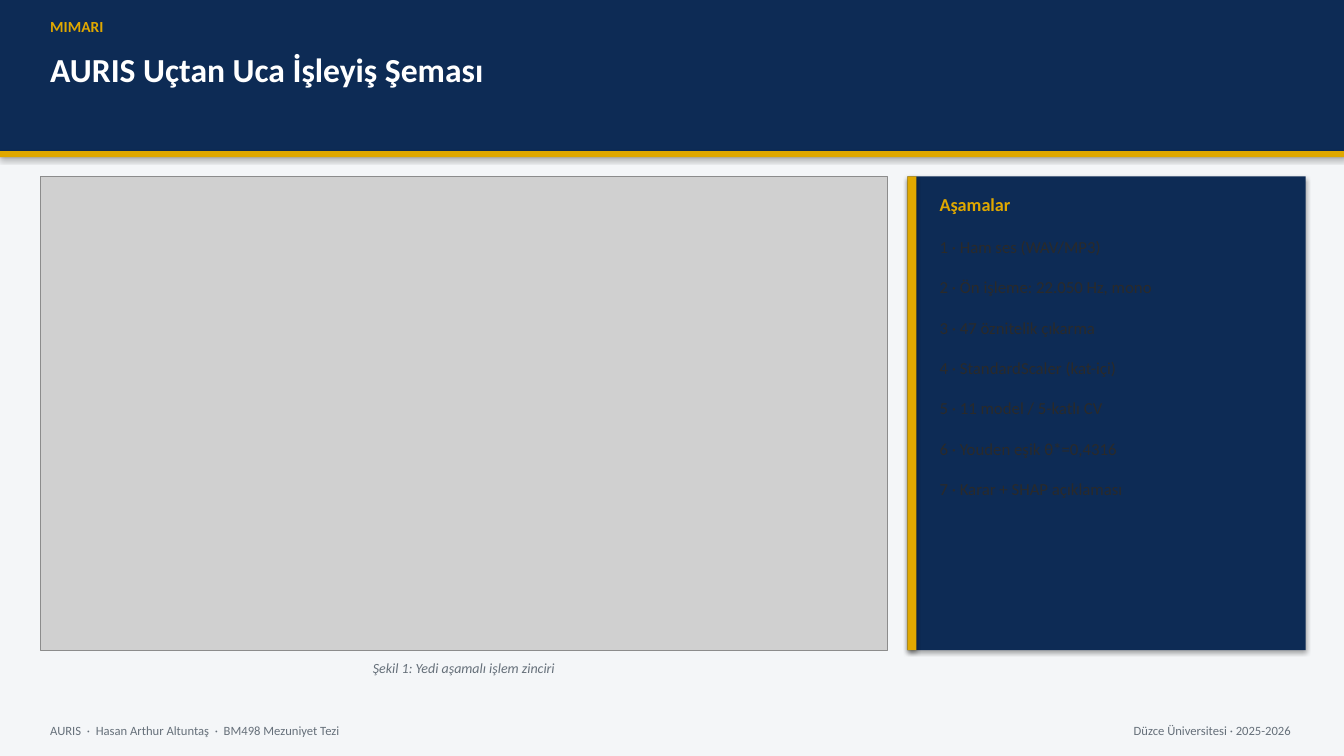
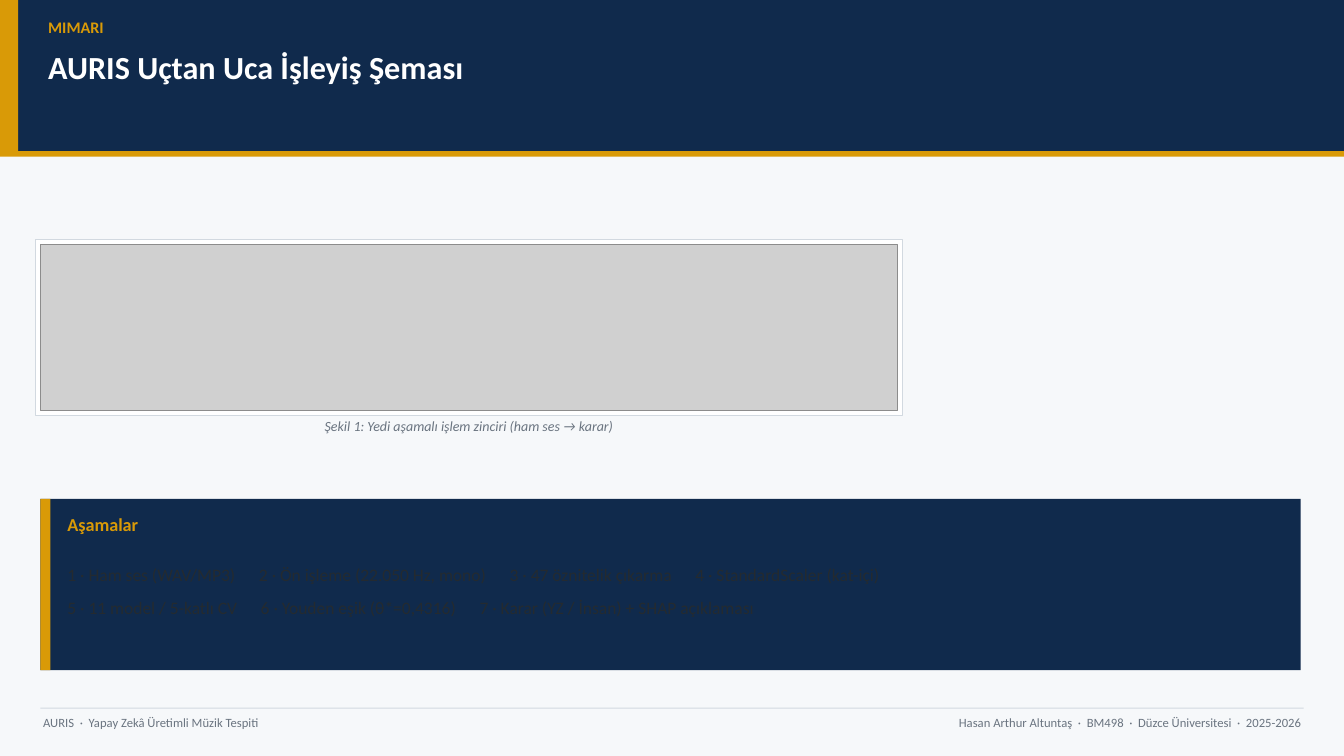
Before and after one commit to Rtur2003/CrownCode, a slide deck: slide 2 of docs/academic/TeslimEdilecekler/Sunumlar/03_Tasarim_ve_Gelistirme_Sunumu.pptx. Drawn at 1344x756 pixels with LibreOffice and Linux fonts; fonts in the diff are those of the drawing; grey boxes stand for pictures. Boxes give left, top, right and bottom in pixels: in the first picture for what was removed or moved away, otherwise in the second. Text is boxed around its words. In the diff, an @@ line names an element or a change of style, - is before the commit and + after.

```diff
--- a/docs/academic/TeslimEdilecekler/Sunumlar/03_Tasarim_ve_Gelistirme_Sunumu.pptx
+++ b/docs/academic/TeslimEdilecekler/Sunumlar/03_Tasarim_ve_Gelistirme_Sunumu.pptx
@@ background #F4F6F8 to #F6F8FA @@
@@ rectangle at box(0, 0, 1344, 151): fill #0D2B55 to #102A4C; shadow off @@
@@ rectangle added at box(0, 0, 18, 151), fill #D99A07 @@
@@ text "MIMARI" at box(48, 22, 104, 33): size 11 to 11.5 pt, text colour #E0A800 to #D99A07 @@
@@ text "AURIS Uçtan Uca İşleyiş Şeması" at box(48, 52, 463, 85): size 24 to 23 pt @@
@@ rectangle at box(0, 151, 1344, 157): fill #E0A800 to #D99A07; shadow off @@
@@ rectangle removed at box(907, 176, 1306, 650) @@
@@ rectangle removed at box(907, 176, 917, 650) @@
@@ rectangle added at box(35, 240, 902, 416), fill #FFFFFF, outline #D2D9E0 0.75 pt @@
@@ picture: place and size @@
-picture at box(40, 176, 887, 650)
+picture at box(40, 245, 897, 411)
@@ text at box(325, 421, 613, 433): text changed; text colour #66707A to #6A7480 @@
-Şekil 1: Yedi aşamalı işlem zinciri
+Şekil 1: Yedi aşamalı işlem zinciri (ham ses → karar)
@@ rectangle added at box(40, 499, 1301, 670), fill #102A4C @@
@@ rectangle added at box(40, 499, 50, 670), fill #D99A07 @@
@@ text "Aşamalar": place and size @@
-text "Aşamalar" at box(940, 198, 1011, 214)
+text "Aşamalar" at box(67, 518, 138, 534)
@@ text "Aşamalar" at box(67, 518, 138, 534): text colour #E0A800 to #D99A07 @@
@@ rectangle added at box(40, 708, 1304, 709), fill #D2D9E0 @@
@@ text added at box(43, 717, 259, 729), 9 pt, text #6A7480 @@
+AURIS · Yapay Zekâ Üretimli Müzik Tespiti
@@ text at box(959, 717, 1301, 729): text changed; text colour #66707A to #6A7480 @@
-Düzce Üniversitesi · 2025-2026
+Hasan Arthur Altuntaş · BM498 · Düzce Üniversitesi · 2025-2026
@@ text removed at box(50, 726, 339, 737) @@
-AURIS · Hasan Arthur Altuntaş · BM498 Mezuniyet Tezi
```
Also in this commit, not shown: 6 other slides changed, 4 other files.
